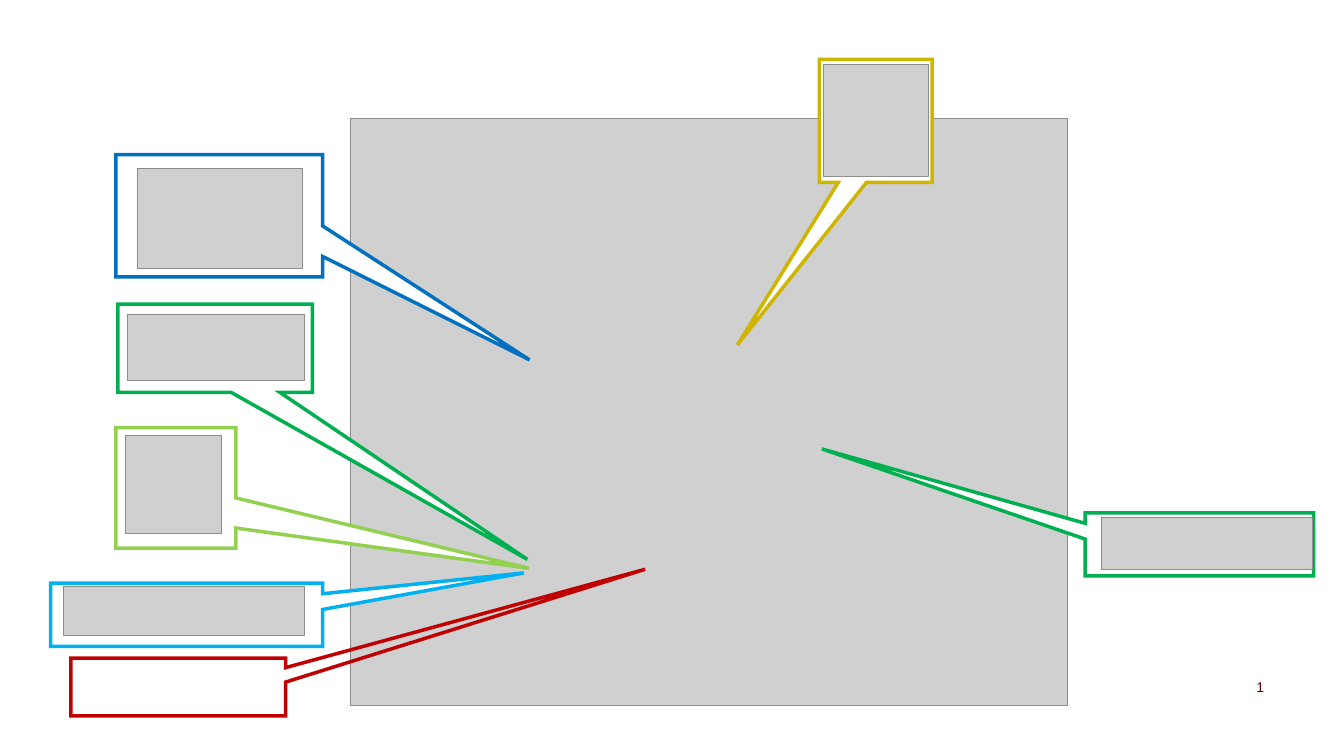
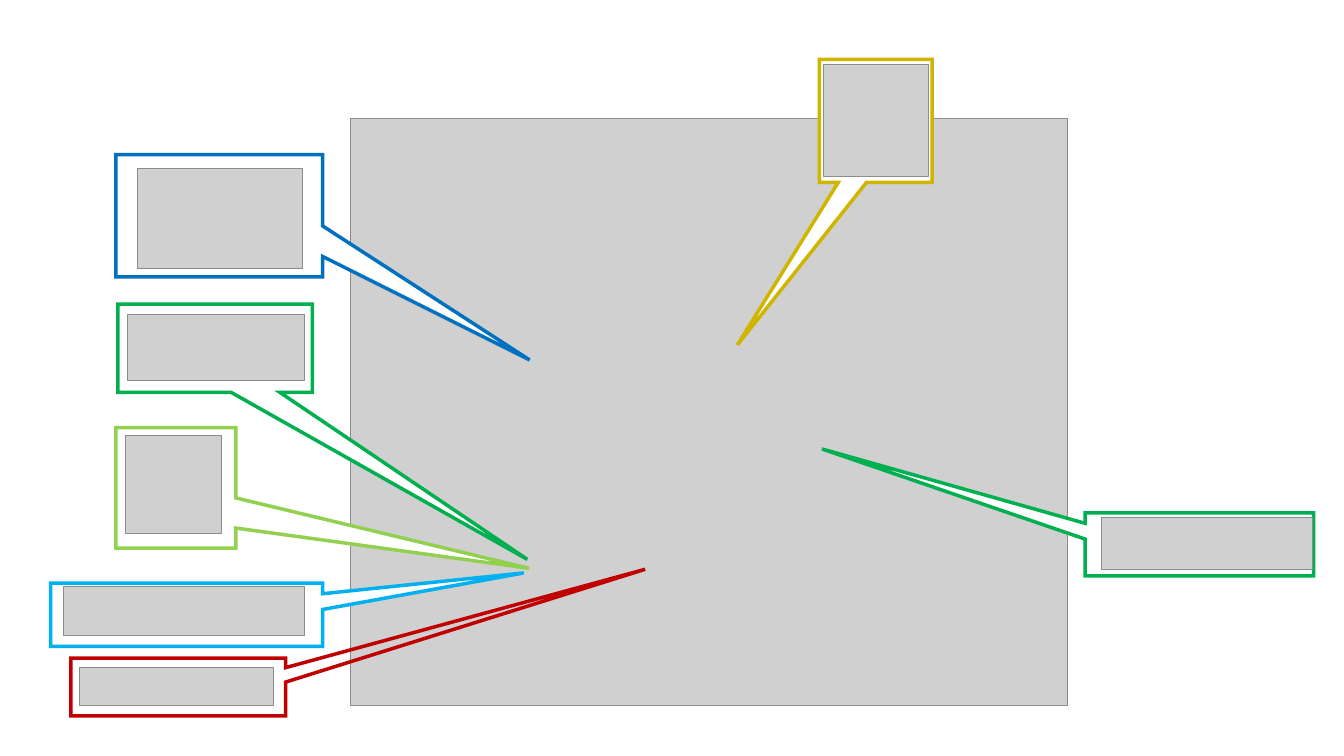
Before and after one commit to thiasyoung/mobatteryresearch, a slide deck: slide 1 of images/DM_Edited_Map.pptx. Drawn at 1344x756 pixels with LibreOffice and Linux fonts; fonts in the diff are those of the drawing; grey boxes stand for pictures; background and template pictures are left out. Boxes give left, top, right and bottom in pixels: in the first picture for what was removed or moved away, otherwise in the second. Text is boxed around its words. In the diff, an @@ line names an element or a change of style, - is before the commit and + after.

```diff
--- a/images/DM_Edited_Map.pptx
+++ b/images/DM_Edited_Map.pptx
@@ rectangle added at <box>31,55,1324,731</box>, fill #FFFFFF, outline #FFFFFF 1 pt @@
@@ picture added at <box>80,667,273,706</box> @@
@@ page number removed at <box>1256,682,1264,692</box> @@
-1
```
Also in this commit, not shown: 15 other files.
